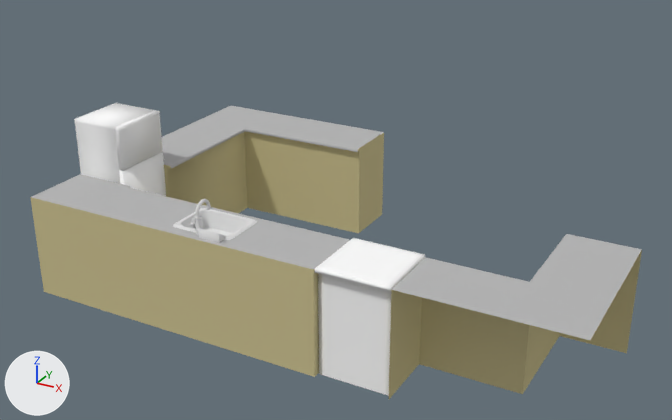
What one commit did to the Blender file Assets/Models/house[IMPORTER]/kitchen.blend.
Both versions are drawn from a camera (50 mm lens) standing at (0.9, -10.02, 3.98) and looking at (-2.57, -3.7, 0.83). Arrows for +X, +Y and +Z are at lower left; the lights stay in place.

In view in the first picture: 'counters', 'fridge', 'fridge_hatch_01', 'fridge_hatch_02', 'oven'.
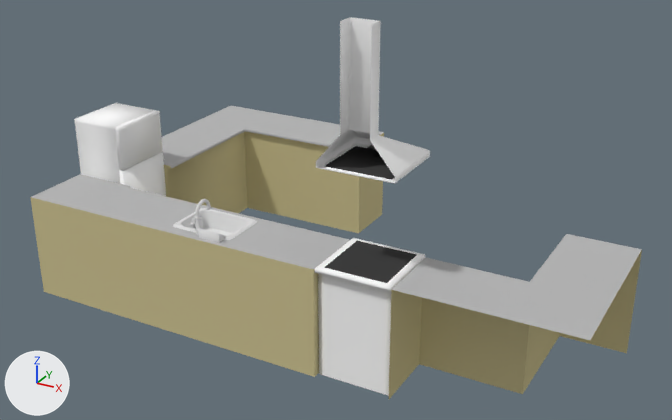
Where the change shows, as pixel boxes (x1, y1, x2, y2) in the pictures (672 x 420 px; the box of a moved part takes in the faces that stretch with it):
'oven', reshaped, moved (139% taller)
    before: (315, 238, 425, 396)
    after: (315, 17, 430, 396)
part 1 of me_oven, added
    after: (316, 17, 430, 184)
part 2 of me_oven, moved or reshaped
    both: (315, 238, 425, 396)

Edits to the bpy script that builds the scene:
```text
Add mat_blulb_01_material:
    mat_blulb_01_material = diffuse_material('blulb_01_material')
    mat_blulb_01_material.base_color = (0.102, 0.102, 0.102)  # dark grey #5a5a5a
Change me_oven:
    used by ob_oven; location = (-1.8, -4.88, 0.0)
    remove me_oven.from_pydata(...)  # 84 vertices, 78 faces; spans x -0.3..0.3, y 0.0..0.59, z 0.0..0.92
    add me_oven.from_pydata(...)  # 702 vertices, 734 faces; spans x -0.3..0.3, y -0.305..0.314, z 0.0..2.71
    me_oven part 1: 618 vertices added at x -0.3..0.3, y -0.276..0.314, z 1.678..2.71
    me_oven part 2: 84 vertices removed from x -0.3..0.3, y 0.0..0.59, z 0.0..0.92; 84 vertices added at x -0.3..0.3, y -0.305..0.285, z 0.0..0.92
    add me_oven.materials.append(mat_blulb_01_material)  # dark grey #5a5a5a
    add me_oven.materials.append(mat_glass_01_material)  # white #e5e5e5
Change ob_oven:
    ob_oven.location: (-1.8, -4.88, 0.0) -> (-1.8, -4.575, 0.0)
```
